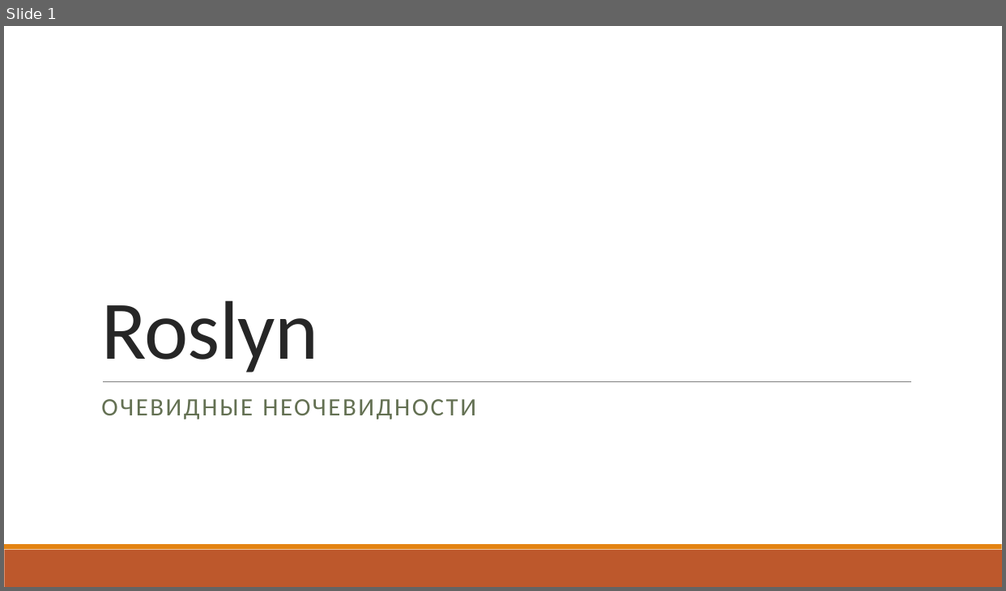
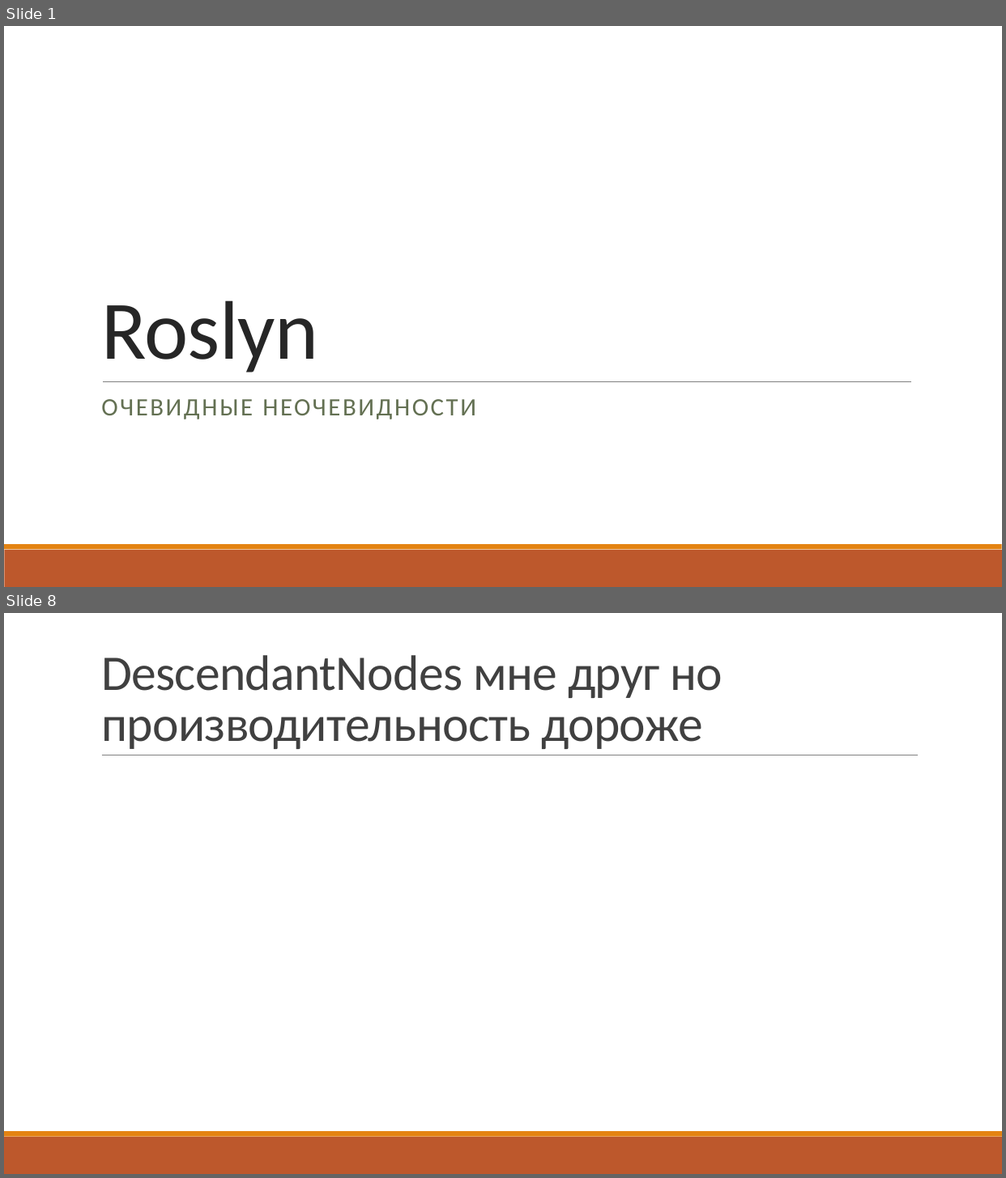
Before and after one commit to kugushev/presentations, a slide deck: P.pptx. Shown one above the other, each under a label of ours: slide 1 before the commit, slides 1 and 8 after it; the slides between them are not shown. The pictures are 1006x591 and 1006x1178 pixels, drawn with LibreOffice and Linux fonts; fonts in the diff are those of the drawing. Boxes give left, top, right and bottom in pixels: in the first picture for what was removed or moved away, otherwise in the second. Text is boxed around its words. In the diff, an @@ line names an element or a change of style, - is before the commit and + after.

```diff
--- a/P.pptx
+++ b/P.pptx
@@ slide 8 added at [4, 613, 1002, 1174], background #FFFFFF; not listed: 2 template elements that a slide beside it also shows @@
@@ title added at [101, 655, 722, 749], 48 pt, text #404040 @@
+DescendantNodes мне друг но производительность дороже
@@ line added from (102, 756) to (918, 756), #808080 0.5 pt @@
```
Also in this commit, not shown: 20 other slides added, 2 slides removed, 12 other files.
